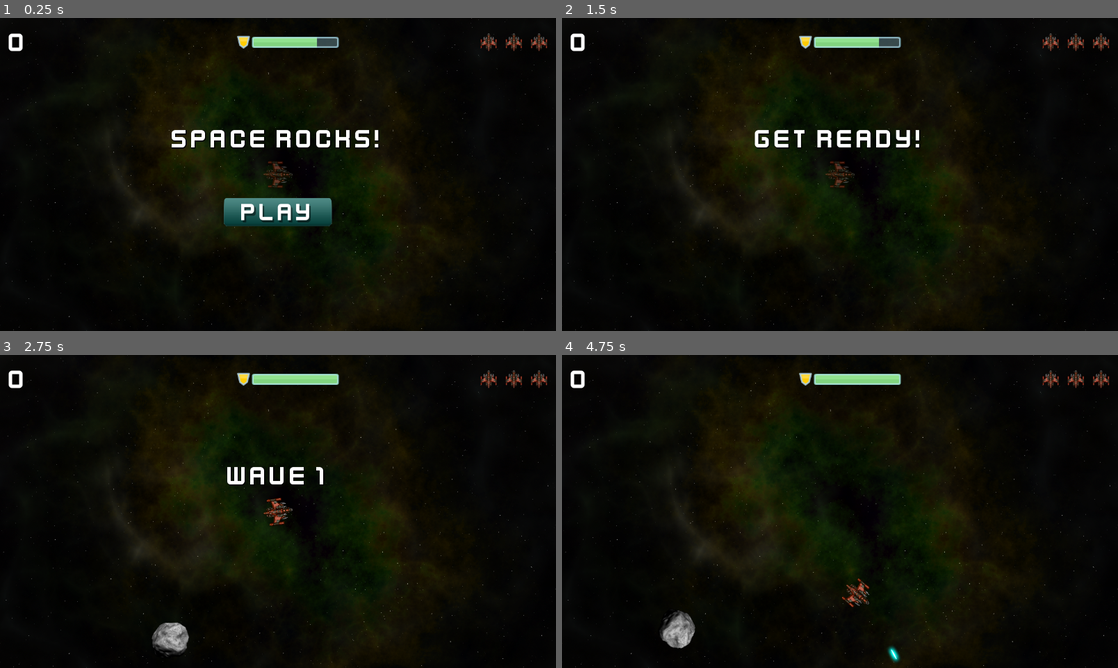
Above: before the commit, frames 1-4 (two rows, left to right).
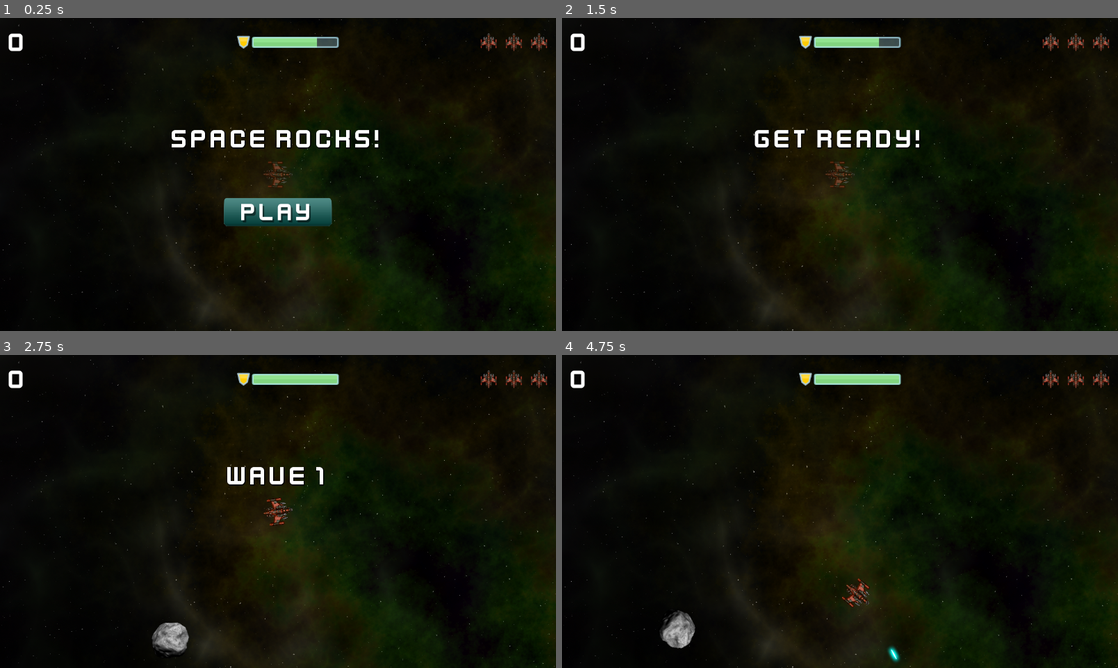
Above: after the commit, the same moments.

Repository: ulfben/space-rocks
Game: Godot game, scene res://main.tscn
The game is run twice, just before and just after one commit, with the same random seed, the same clock (stepped at 60 frames per second) and the same inputs.
Inputs (mouse positions are in pixels of both pictures, inside the frame that each line leads up to):
- Up to frame 1 (0.25 s): no input
- Up to frame 2 (1.5 s): click (840, 212) at 0.5 s; tap Enter at 1.25 s; hold D (rotate_right) from 1.28 s (still down); hold Space (shoot) from 1.28 s (still down)
- Up to frame 3 (2.75 s): release D (rotate_right) at 2.03 s; release Space (shoot) at 2.03 s; hold A (rotate_left) from 2.03 s (still down); tap Space (shoot) at 2.1 s
- Up to frame 4 (4.75 s): release A (rotate_left) at 2.78 s; hold D (rotate_right) 2.78-3.53 s; hold Space (shoot) 2.78-3.53 s; hold Up (thrust) 3.53-4.28 s; tap Space (shoot) at 3.6 s; hold A (rotate_left) from 4.28 s (still down); hold Space (shoot) from 4.28 s (still down)

The runs differ from the first frame. In frame 1, 6.0% of the frame differs, in the area x 0-100%, y 0-100%; in frame 2, 6.9%; in frame 3, 7.0%; in frame 4, 7.2%.

Commit message:
Fixed viewport sizing in web build

Diff:
--- a/main.tscn
+++ b/main.tscn
@@ -20,12 +20,12 @@
 enemy_scene = ExtResource("3_hsoqy")
 
 [node name="Background" type="Sprite2D" parent="."]
-scale = Vector2(0.668229, 0.673148)
+scale = Vector2(0.993, 1)
 texture = ExtResource("1_hv178")
 centered = false
 
 [node name="Player" parent="." instance=ExtResource("2_lg6yp")]
-position = Vector2(560, 316)
+position = Vector2(626, 360)
 
 [node name="RockPath" type="Path2D" parent="."]
 curve = SubResource("Curve2D_ndijr")
--- a/project.godot
+++ b/project.godot
@@ -20,6 +20,7 @@
 window/size/viewport_width=1280
 window/size/viewport_height=720
 window/size/resizable=false
+window/stretch/mode="viewport"
 
 [input]
 
Not shown, added: export_presets.cfg
